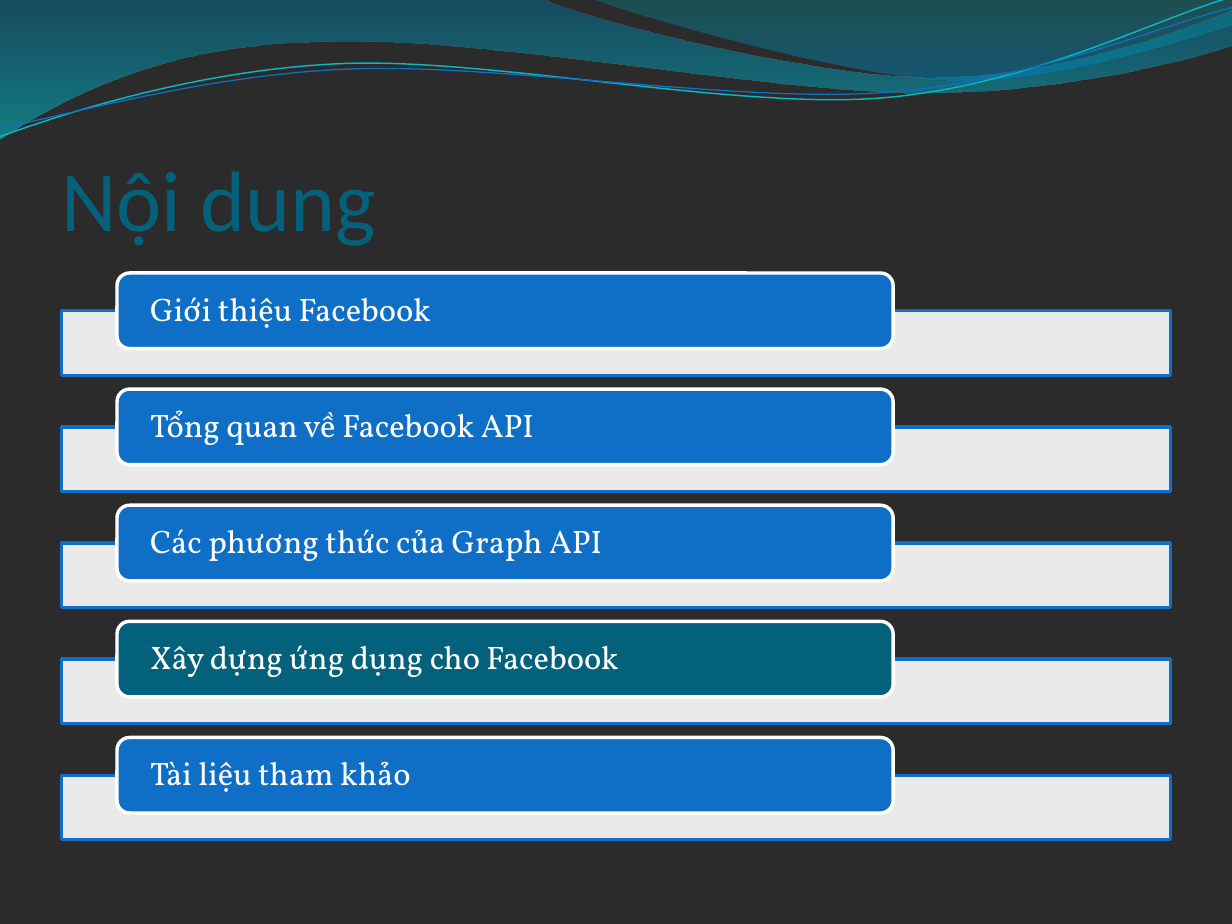
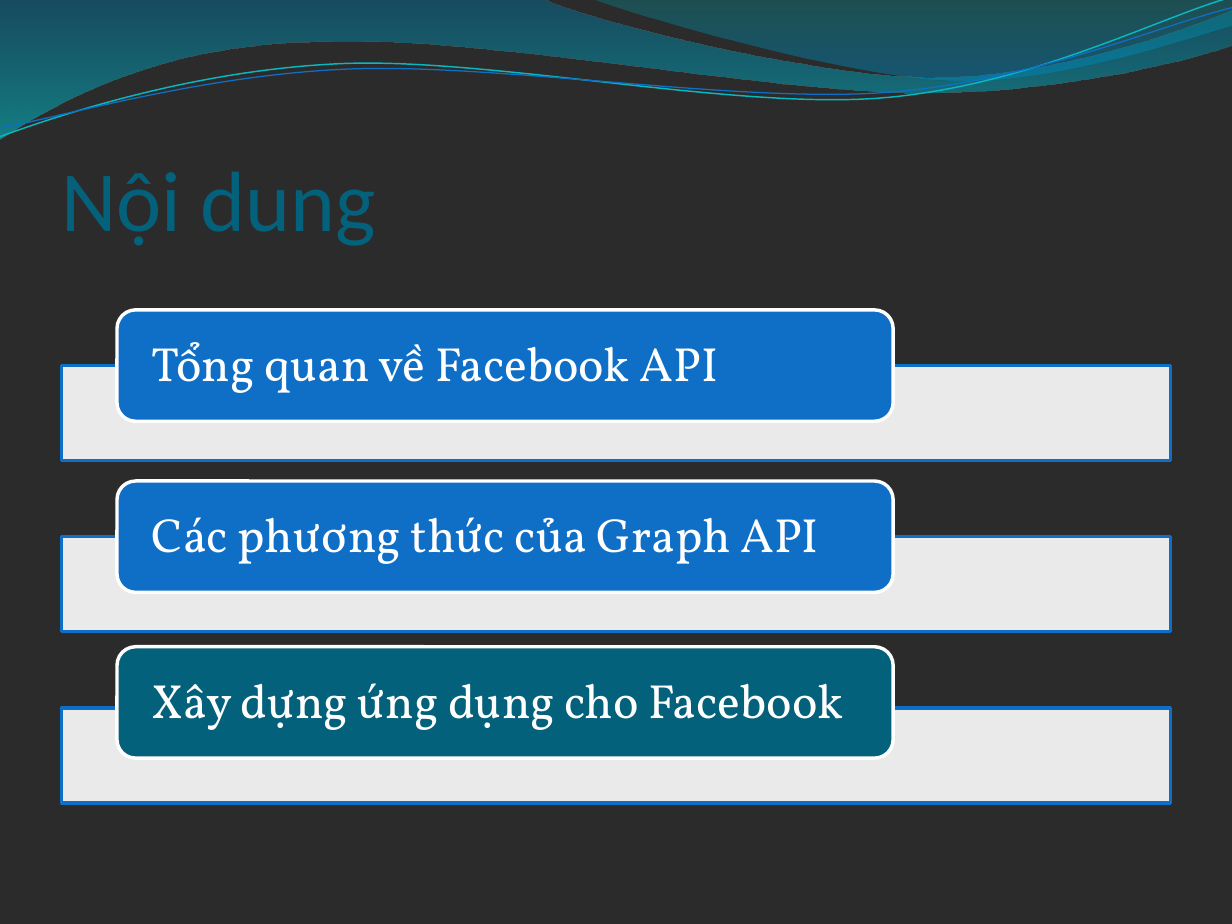
Before and after one commit to tuankit/web-api-project, a slide deck: slide 16 of 0912397_0912403_0912409_FacebookAPI_10/Slide/Facebook API.pptx (slide 19 before the commit). Drawn at 1232x924 pixels with LibreOffice and Linux fonts; fonts in the diff are those of the drawing; background and template pictures are left out; a plain dark background stands for a picture behind light text. Boxes give left, top, right and bottom in pixels: in the first picture for what was removed or moved away, otherwise in the second. Text is boxed around its words. In the diff, an @@ line names an element or a change of style, - is before the commit and + after.

```diff
--- a/0912397_0912403_0912409_FacebookAPI_10/Slide/Facebook API.pptx
+++ b/0912397_0912403_0912409_FacebookAPI_10/Slide/Facebook API.pptx
@@ rounded rectangle: place and size @@
-rounded rectangle at (117, 274, 893, 349)
+rounded rectangle at (117, 310, 893, 421)
@@ size 19 to 28 pt; more space between paragraphs in 3 elements at (152, 517, 818, 564), (152, 683, 843, 730), (152, 342, 718, 393) @@
@@ text "Tổng quan về Facebook API": place and size @@
-text "Tổng quan về Facebook API" at (150, 410, 534, 445)
+text "Tổng quan về Facebook API" at (152, 342, 718, 393)
@@ rectangle: place and size @@
-rectangle at (62, 428, 1170, 492)
+rectangle at (62, 366, 1170, 461)
@@ rounded rectangle: place and size @@
-rounded rectangle at (117, 505, 893, 580)
+rounded rectangle at (117, 480, 893, 591)
@@ text "Các phương thức của Graph ...": place and size @@
-text "Các phương thức của Graph ..." at (150, 529, 602, 561)
+text "Các phương thức của Graph ..." at (152, 517, 818, 564)
@@ rectangle: place and size @@
-rectangle at (62, 543, 1170, 607)
+rectangle at (62, 537, 1170, 632)
@@ rounded rectangle: place and size @@
-rounded rectangle at (117, 621, 893, 696)
+rounded rectangle at (117, 647, 893, 758)
@@ text "Xây dựng ứng dụng cho ...": place and size @@
-text "Xây dựng ứng dụng cho ..." at (150, 645, 618, 677)
+text "Xây dựng ứng dụng cho ..." at (152, 683, 843, 730)
@@ rectangle: place and size @@
-rectangle at (62, 775, 1170, 839)
+rectangle at (62, 708, 1170, 803)
@@ group removed at (62, 297, 1170, 813): 2 rectangles, 2 texts, 2 rounded rectangles @@
-Giới thiệu Facebook
-Tài liệu tham khảo
```
Also in this commit, not shown: 5 other slides changed, 2 slides added, 6 slides removed.
